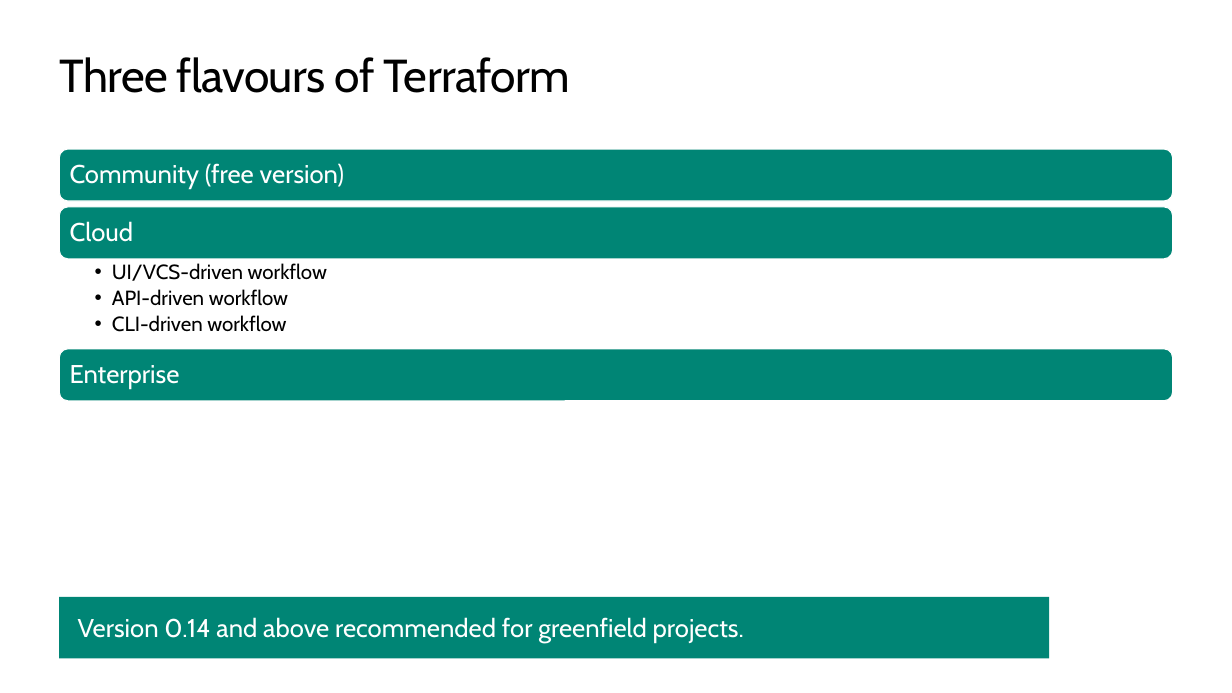
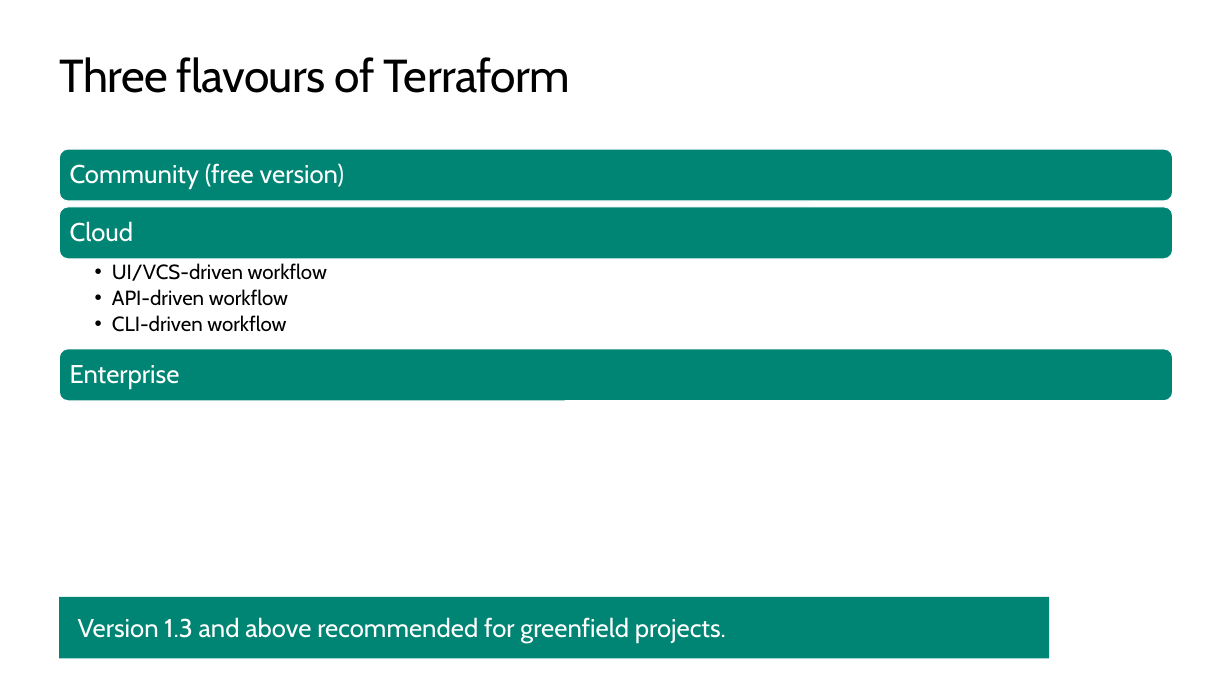
Before and after one commit to TIS-Cloud-Team/TF_Community_workshop, a slide deck: slide 9 of PPTs/02_core_workflow_and_configuration.pptx (slide 6 before the commit). Drawn at 1232x693 pixels with LibreOffice and Linux fonts; fonts in the diff are those of the drawing; background and template pictures are left out. Boxes give left, top, right and bottom in pixels: in the first picture for what was removed or moved away, otherwise in the second. Text is boxed around its words. In the diff, an @@ line names an element or a change of style, - is before the commit and + after.

```diff
--- a/PPTs/02_core_workflow_and_configuration.pptx
+++ b/PPTs/02_core_workflow_and_configuration.pptx
@@ text in rectangle at <box>78,617,726,643</box>: text changed @@
-Version 0.14 and above recommended for greenfield projects.
+Version 1.3 and above recommended for greenfield projects.
```
Also in this commit, not shown: 4 other slides changed, 3 slides added, 45 other files.
